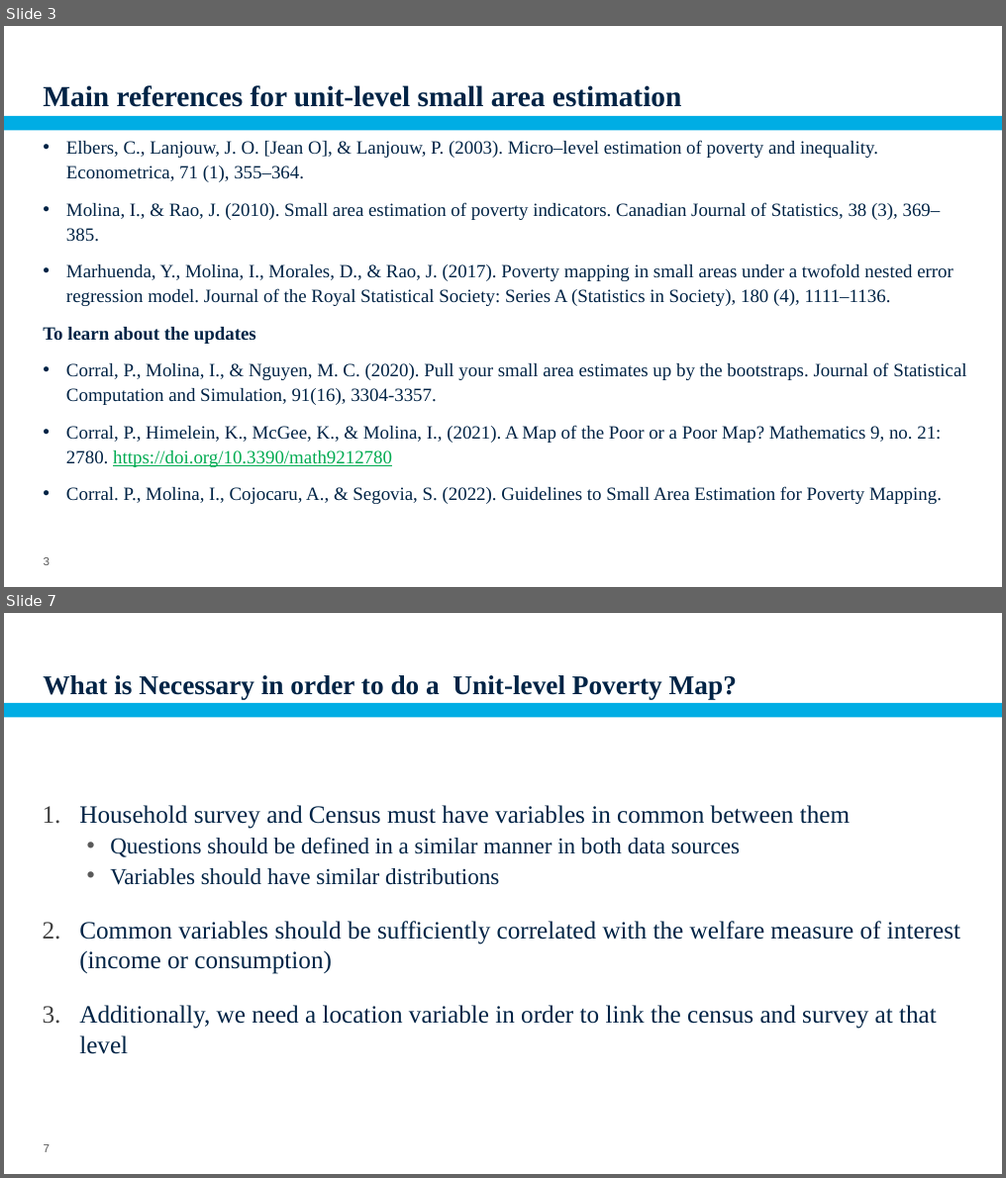
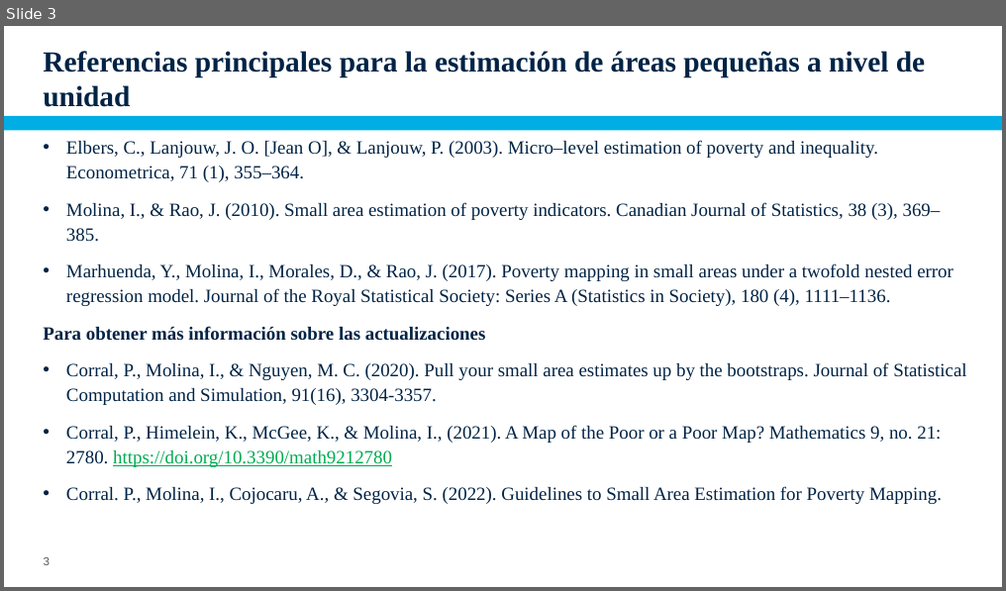
Before and after one commit to pcorralrodas/wb_sae_training, a slide deck: 03.Presentations/Small Area Estimation.pptx. Shown one above the other, each under a label of ours: slides 3 and 7 before the commit, slide 3 after it; the slides between them are not shown. The pictures are 1006x1178 and 1006x591 pixels, drawn with LibreOffice and Linux fonts; fonts in the diff are those of the drawing; background and template pictures are left out. Boxes give left, top, right and bottom in pixels: in the first picture for what was removed or moved away, otherwise in the second. Text is boxed around its words. In the diff, an @@ line names an element or a change of style, - is before the commit and + after.

Commit message:
Updated unitl-level models

```diff
--- a/03.Presentations/Small Area Estimation.pptx
+++ b/03.Presentations/Small Area Estimation.pptx
@@ slide 7 removed at (x1=4, y1=613, x2=1002, y2=1174), background #FFFFFF; not listed: 1 template element that a slide beside it also shows @@
@@ title removed at (x1=43, y1=675, x2=737, y2=699) @@
-What is Necessary in order to do a Unit-level Poverty Map?
@@ text removed at (x1=79, y1=805, x2=960, y2=1055) @@
-1. Household survey and Census must have variables in common between them
-      • Questions should be defined in a similar manner in both data sources
-      • Variables should have similar distributions
-2. Common variables should be sufficiently correlated with the welfare measure of interest (income or consumption)
-3. Additionally, we need a location variable in order to link the census and survey at that level
@@ page number removed at (x1=44, y1=1145, x2=50, y2=1153) @@
-7
@@ slide 3 changed as well @@
@@ title at (x1=43, y1=51, x2=925, y2=107): text changed @@
-Main references for unit-level small area estimation
+Referencias principales para la estimación de áreas pequeñas a nivel de unidad
@@ text at (x1=43, y1=326, x2=486, y2=341): text changed @@
-    To learn about the updates
+    Para obtener más información sobre las actualizaciones
```
Also in this commit, not shown: 12 other slides changed, 11 slides added, 8 other slides removed.
